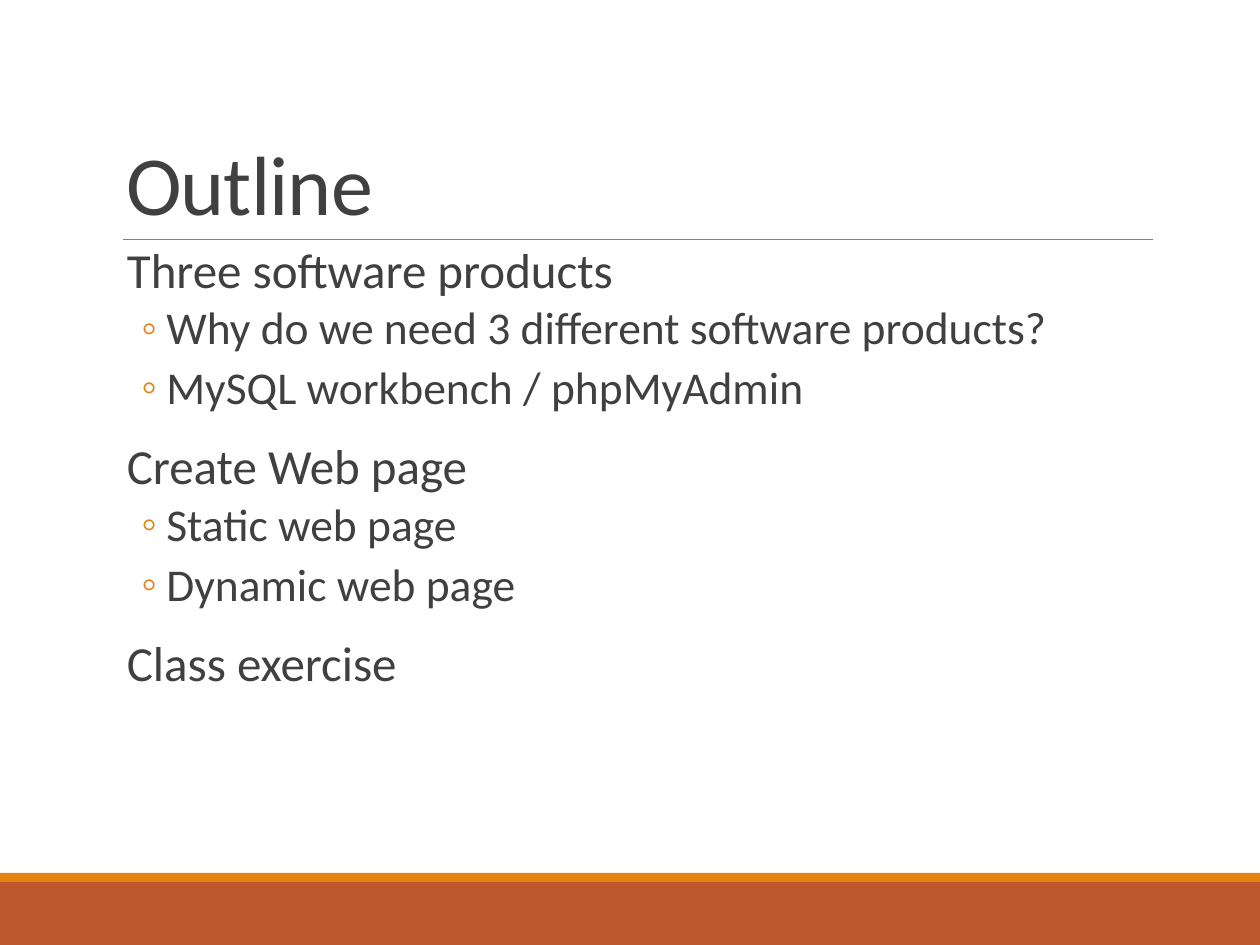
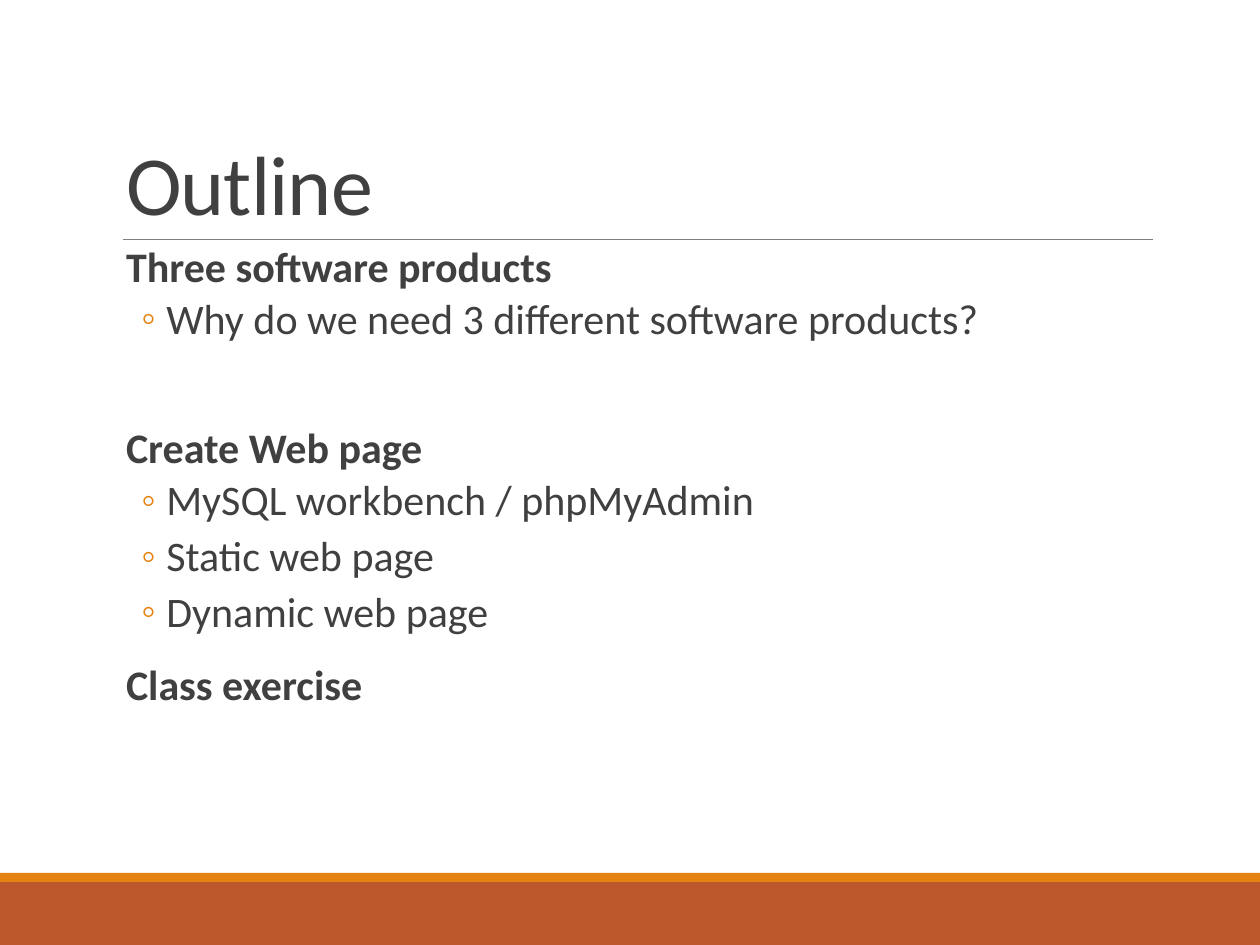
Before and after one commit to nikunjgoel95/INFSCI2710-lab, a slide deck: slide 2 of Lab slides.pptx. Drawn at 1260x945 pixels with LibreOffice and Linux fonts; fonts in the diff are those of the drawing. Boxes give left, top, right and bottom in pixels: in the first picture for what was removed or moved away, otherwise in the second. Text is boxed around its words. In the diff, an @@ line names an element or a change of style, - is before the commit and + after.

```diff
--- a/Lab slides.pptx
+++ b/Lab slides.pptx
@@ text at (126, 252, 978, 701): size 28 to 24 pt, bold on in "Three software products", "Class exercise"; size 26 to 24 pt in "Why do we need 3 different software ...", "MySQL workbench / phpMyAdmin", "Static web page", "Dynamic web page" @@
@@ text at (126, 433, 423, 470): paragraph added @@
+  Create Web page
@@ text at (127, 450, 467, 493): paragraph removed @@
-  Create Web page
```
Also in this commit, not shown: 9 other slides changed, 2 slides added.
